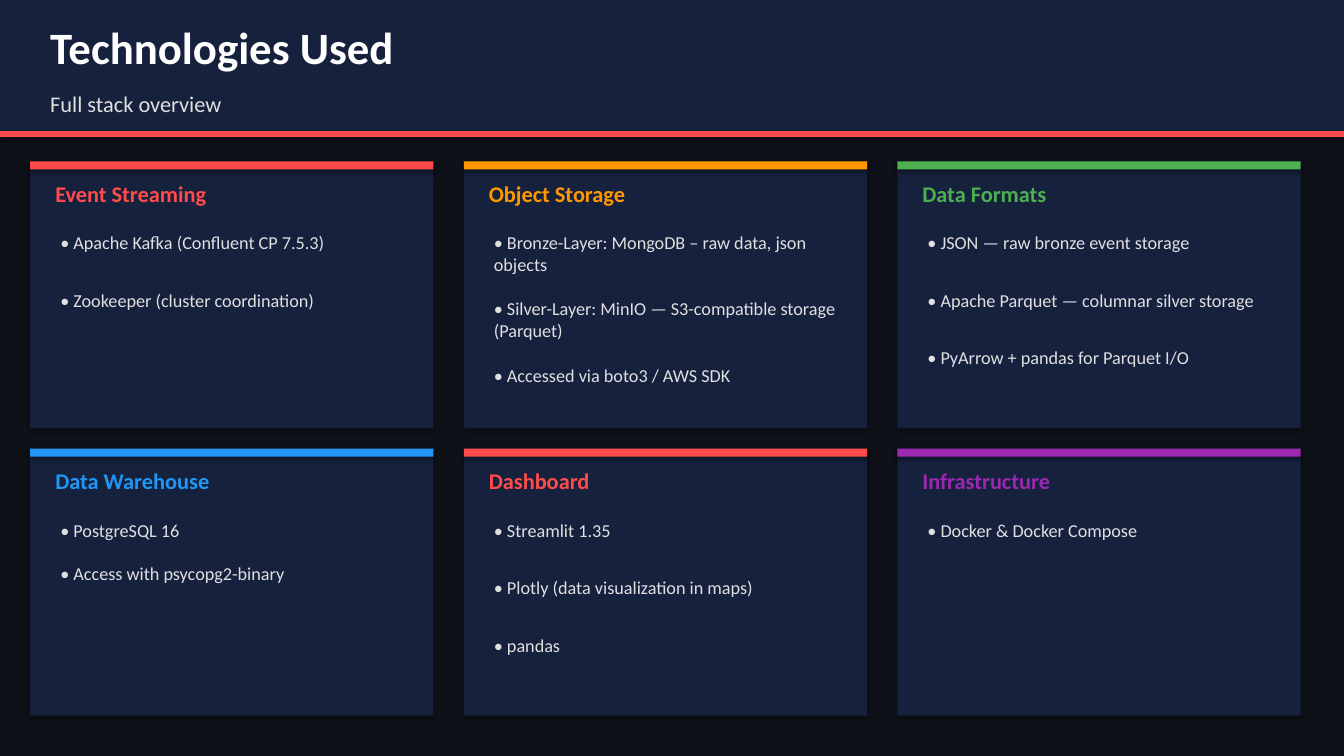
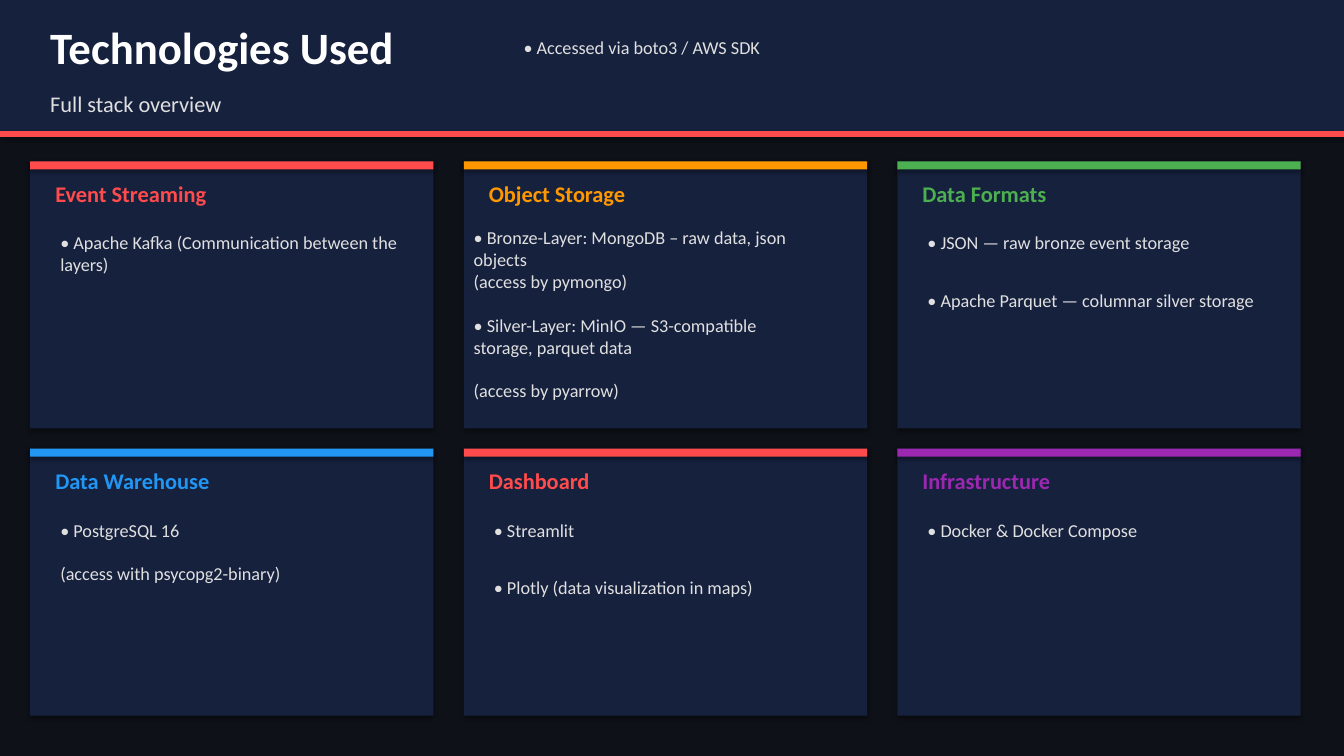
Before and after one commit to humanexamples/Earthquake_Monitor, a slide deck: slide 6 of _documentation/Earthquake_Monitor_Presentation.pptx. Drawn at 1344x756 pixels with LibreOffice and Linux fonts; fonts in the diff are those of the drawing. Boxes give left, top, right and bottom in pixels: in the first picture for what was removed or moved away, otherwise in the second. Text is boxed around its words. In the diff, an @@ line names an element or a change of style, - is before the commit and + after.

Commit message:
presentation

```diff
--- a/_documentation/Earthquake_Monitor_Presentation.pptx
+++ b/_documentation/Earthquake_Monitor_Presentation.pptx
@@ text "• Accessed via boto3 / ..." moved from (x1=507, y1=369, x2=730, y2=382) to (x1=537, y1=41, x2=760, y2=54) @@
@@ text at (x1=60, y1=236, x2=397, y2=274): text changed @@
-• Apache Kafka (Confluent CP 7.5.3)
+• Apache Kafka (Communication between the layers)
@@ text "• Bronze-Layer: MongoDB – raw ..." moved from (x1=494, y1=236, x2=835, y2=340) to (x1=474, y1=231, x2=786, y2=400) @@
@@ text removed at (x1=73, y1=294, x2=314, y2=310) @@
-• Zookeeper (cluster coordination)
@@ text at (x1=474, y1=275, x2=757, y2=400): text changed @@
-• Silver-Layer: MinIO — S3-compatible storage (Parquet)
+(access by pymongo)
+• Silver-Layer: MinIO — S3-compatible storage, parquet data
+(access by pyarrow)
@@ text removed at (x1=941, y1=351, x2=1189, y2=367) @@
-• PyArrow + pandas for Parquet I/O
@@ text at (x1=507, y1=524, x2=574, y2=537): text changed @@
-• Streamlit 1.35
+• Streamlit
@@ text at (x1=60, y1=567, x2=280, y2=583): text changed @@
-• Access with psycopg2-binary
+(access with psycopg2-binary)
@@ text removed at (x1=507, y1=639, x2=560, y2=655) @@
-• pandas
```
Also in this commit, not shown: 26 other files.
